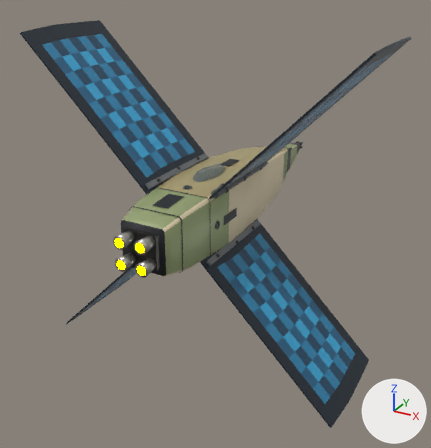
The glTF model ThoriumGap_JS/models/Ship_Crosspanel_12.glb as it was, and as the next commit left it.
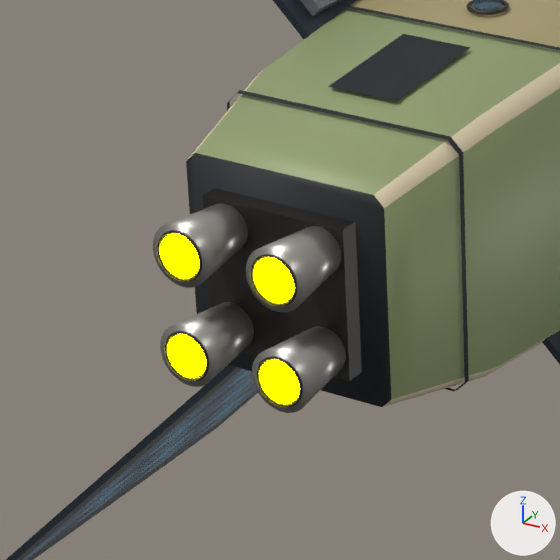
Old and new are each drawn whole from a 50 mm lens placed at (6.26, -12.09, 5.09), pointed at (-0.25, -0.24, -0.83) and again close up on the part from 18% to 47% of the width and 42% to 69% of the height. The axes (+X, +Y, +Z) are drawn at lower right. The lights are the same throughout. The last two pictures show the newer version. Where no turn or scale is listed for an object, it has been applied to the vertices.

The older version as bpy lines, for what is in view:
```python
ob_enginebell_upperright_taperedsquareclusternozzle = bpy.data.objects.new('EngineBell_UpperRight_TaperedSquareClusterNozzle', me_enginebell_upperright_taperedsquareclusternozzle_mesh)
ob_enginebell_upperright_taperedsquareclusternozzle.location = (0.24, -3.811, 0.236)
ob_engineemitter = bpy.data.objects.new('EngineEmitter', me_engineemitter)
ob_engineemitter.location = (0.0, 0.0, 0.0)
ob_hullaccesspanel_topaft = bpy.data.objects.new('HullAccessPanel_TopAft', me_hullaccesspanel_topaft_mesh)
ob_hullaccesspanel_topaft.location = (0.0, 0.0, 0.0)
# also in view: 'SolarPanelWing_LowerLeftRidge_RectangularPhotovoltaicGrid' at (-2.17, -0.82, -2.17); 'SolarPanelWing_TopLeftRidge_RectangularPhotovoltaicGrid' at (-2.16, -1.17, 2.16); 'Fuselage_SquareBody' at (0.0, -0.41, 0.0); 'EngineBell_LowerLeft_TaperedSquareClusterNozzle' at (-0.24, -3.81, -0.24); 'EngineBell_LowerRight_TaperedSquareClusterNozzle' at (0.24, -3.81, -0.24)
```
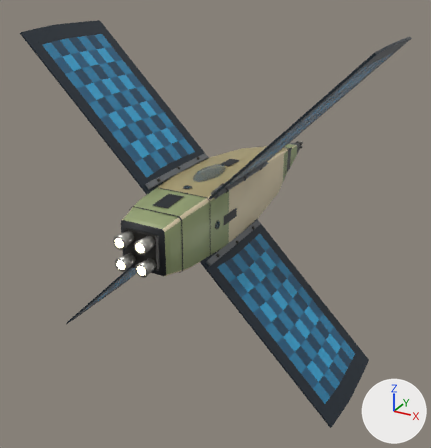
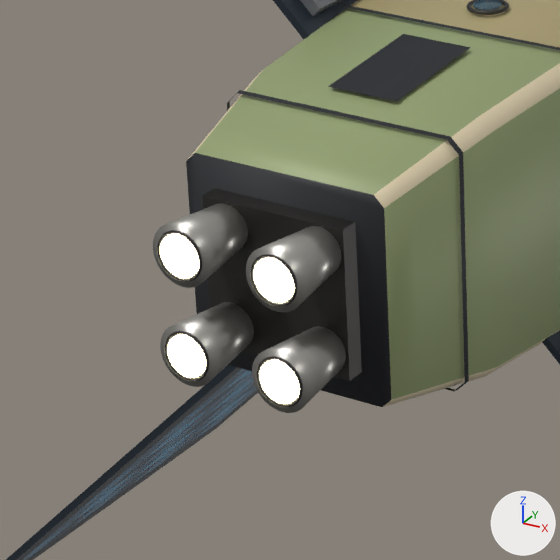
What changed in the scene script:
```text
Change mat_engineglow:
    mat_engineglow.emission_color: (1.0, 1.0, 0.0) -> (0.62, 0.57, 0.4)  # yellow #ffff00 -> beige #cec7aa
```

Boxes (x1, y1, x2, y2) around the edits, measured in the close-ups (560 x 560 px):
'EngineEmitter', recoloured (yellow to beige)
    both: (160, 233, 300, 404)
